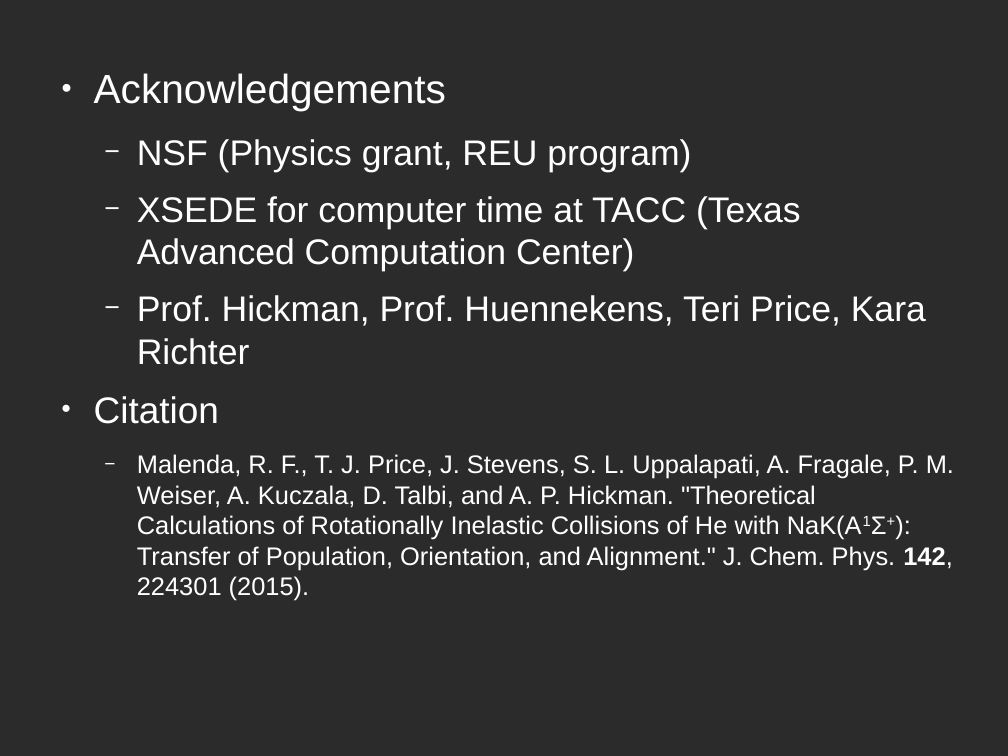
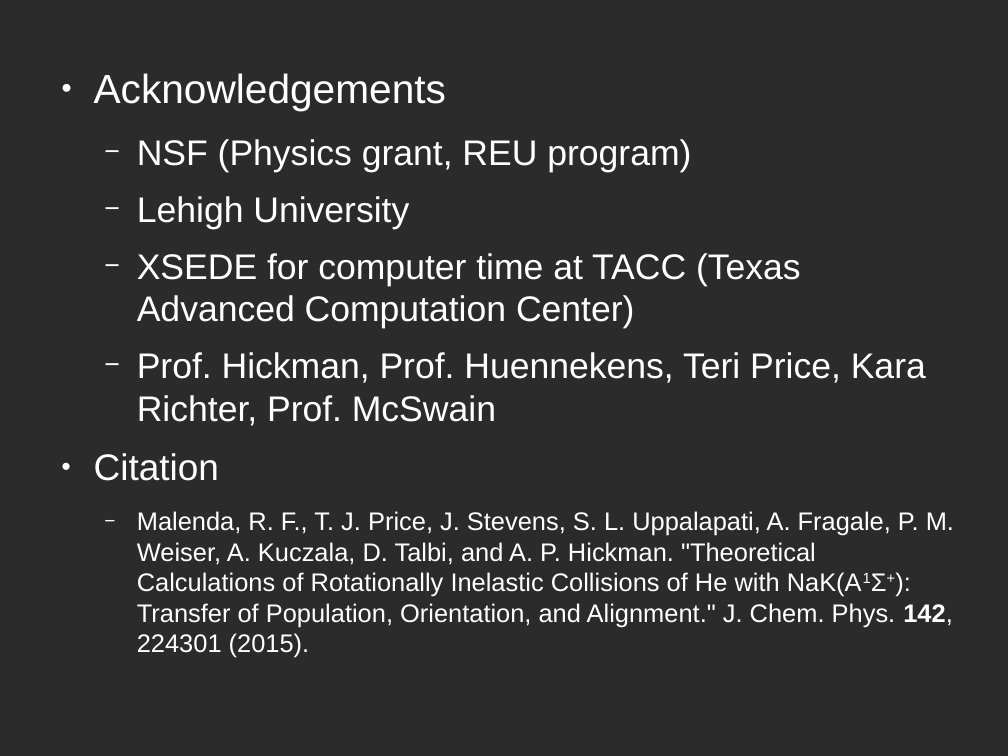
Before and after one commit to atowneND/HeNaK_Collisions, a slide deck: slide 23 of Presentation.odp (slide 24 before the commit). Drawn at 1008x756 pixels with LibreOffice and Linux fonts; fonts in the diff are those of the drawing; background and template pictures are left out; a plain dark background stands for a picture behind light text. Boxes give left, top, right and bottom in pixels: in the first picture for what was removed or moved away, otherwise in the second. Text is boxed around its words. In the diff, an @@ line names an element or a change of style, - is before the commit and + after.

```diff
--- a/Presentation.odp
+++ b/Presentation.odp
@@ text at (137, 196, 409, 229): paragraph added @@
+  − Lehigh University
@@ text at (137, 352, 926, 426): text changed @@
-  − Prof. Hickman, Prof. Huennekens, Teri Price, Kara Richter
+  − Prof. Hickman, Prof. Huennekens, Teri Price, Kara Richter, Prof. McSwain
```
Also in this commit, not shown: 2 other slides changed, 1 slide removed, 2 other files.
